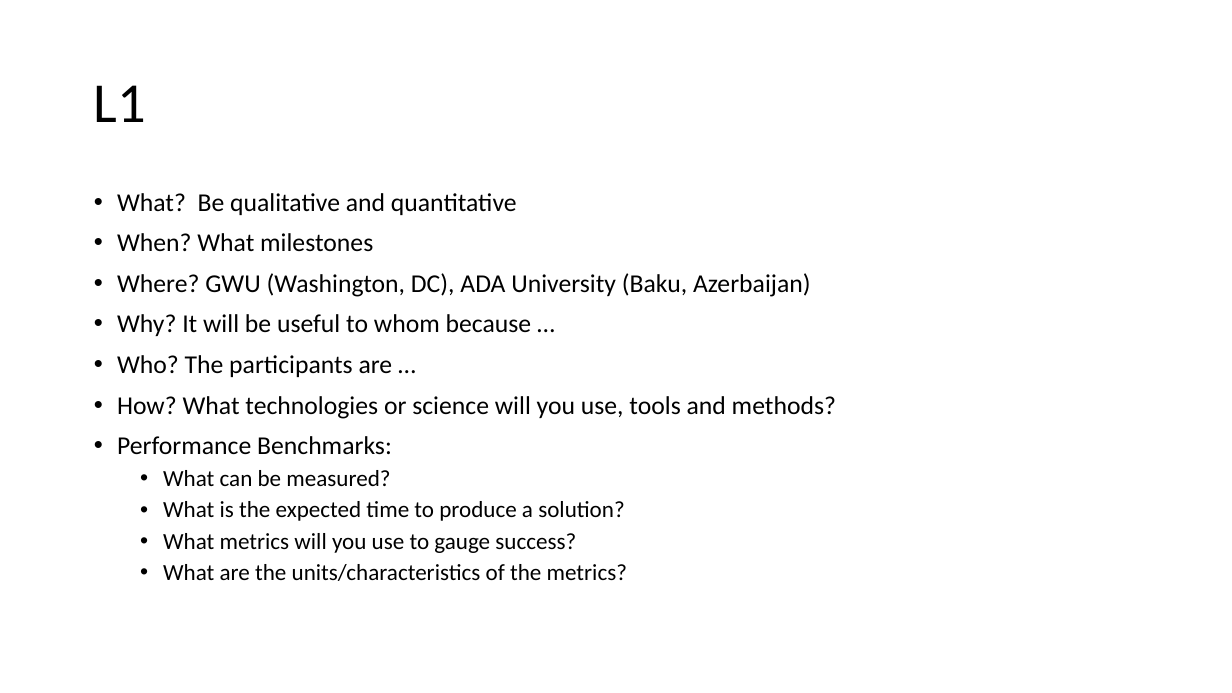
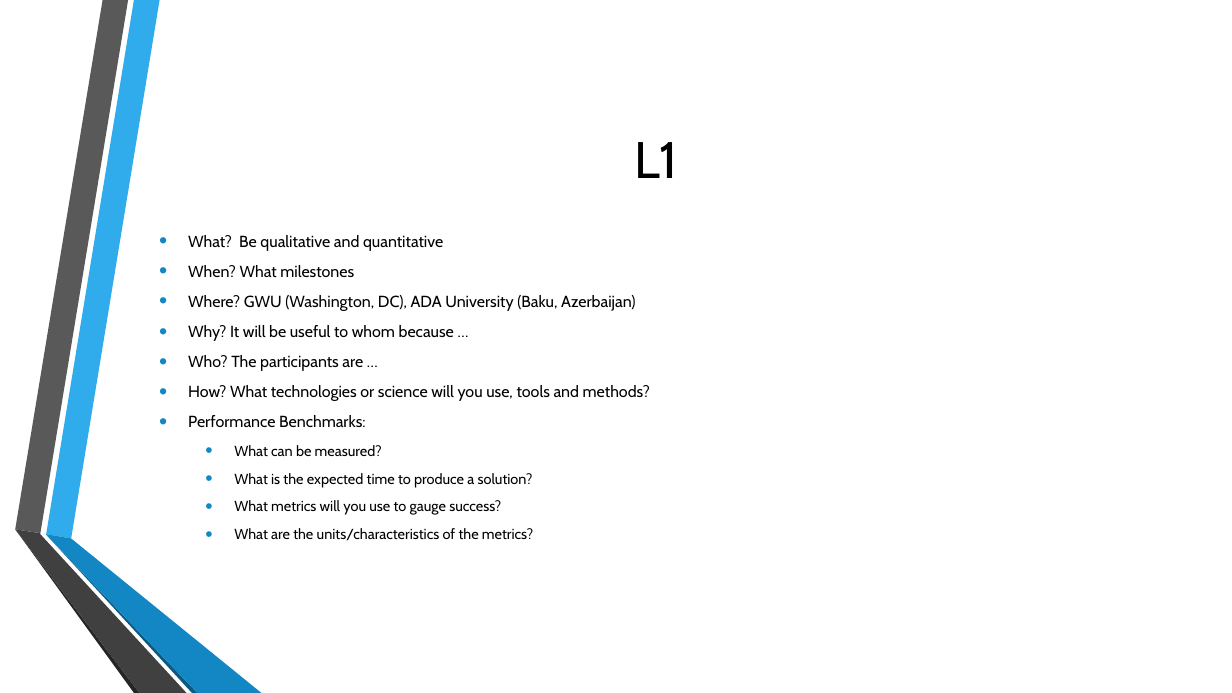
Before and after one commit to ADA-GWU/guidedresearchproject-aliasgerovs, a slide deck: slide 4 of presentations/Final_Presentation.pptx (slide 2 before the commit). Drawn at 1232x693 pixels with LibreOffice and Linux fonts; fonts in the diff are those of the drawing; background and template pictures are left out. Boxes give left, top, right and bottom in pixels: in the first picture for what was removed or moved away, otherwise in the second. Text is boxed around its words. In the diff, an @@ line names an element or a change of style, - is before the commit and + after.

Commit message:
Draft presentation added.

```diff
--- a/presentations/Final_Presentation.pptx
+++ b/presentations/Final_Presentation.pptx
@@ title "L1" moved from (x1=94, y1=85, x2=146, y2=122) to (x1=635, y1=142, x2=678, y2=178) @@
@@ title "L1" at (x1=635, y1=142, x2=678, y2=178): size 44 to 40 pt, font Calibri to Cabin; alignment left to centre; line spacing 0.9 to 1 @@
@@ text "What? Be qualitative and quantitative" moved from (x1=117, y1=193, x2=836, y2=581) to (x1=188, y1=265, x2=650, y2=541) @@
@@ text "What? Be qualitative and quantitative" at (x1=188, y1=265, x2=650, y2=541): size 20 to 12.5 pt in "What? Be qualitative and quantitative", "When? What milestones", "Where? GWU (Washington, DC), ADA University (Baku, ...", "Why? It will be useful to whom ..." and 3 more places; font Calibri to Cabin; size 18 to 11.2 pt in "What can be measured?", "What is the expected time to produce ...", "What metrics will you use to gauge ...", "What are the units/characteristics of the metrics?"; indent changed; line spacing 0.9 to 1; less space between paragraphs; more space between paragraphs; vertical alignment top to middle @@
@@ group added at (x1=15, y1=0, x2=262, y2=693): 6 freeform shapes @@
```
Also in this commit, not shown: 2 other slides changed, 3 slides added, 1 slide removed.
